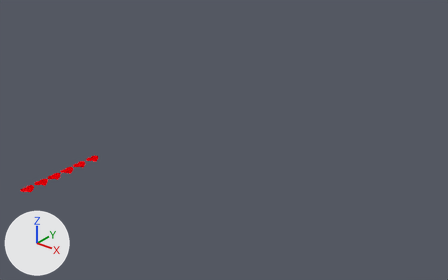
Renders of the Blender file Example Space Game/blends/ui.blend from each side of a commit.
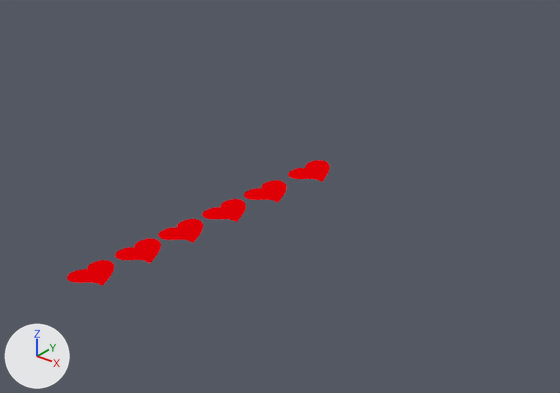
The first picture shows the older version from a camera (50 mm lens) standing at (61.2, -88.8, 47.9) and looking at (-2.4, -9.3, -1.5). The close-ups show both versions on the part from 0% to 37% of the width and 38% to 80% of the height of that picture; other places that the commit changed are outside them. The axes (+X, +Y, +Z) are drawn at lower left. The lights are the same throughout.

Names of what the first close-up shows: 'Heart', 'Heart.001', 'Heart.002', 'Heart.003', 'Heart.004', 'Heart.005'.
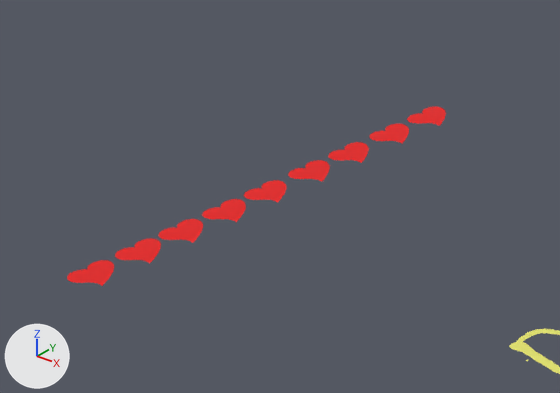
The change, as a diff of the scene's bpy script:
```diff
--- a/Example Space Game/blends/ui.blend.py
+++ b/Example Space Game/blends/ui.blend.py
@@ mat_material @@
-mat_material = diffuse_material('Material')
-mat_material.base_color = (0.8, 0.0, 0.00203)  # red #e70007
-mat_material.roughness = 0.5
+mat_material = principled_material('Material')
+mat_material.base_color = (0.8, 0.0, 0.0)  # red #e70000
@@ mat_material_005 @@
+mat_material_005 = principled_material('Material.005')
+mat_material_005.base_color = (0.801, 0.794, 0.155)  # yellow #e7e66e
@@ me_text_068 @@
+me_text_068.from_pydata(...)  # 577 vertices, 559 faces; spans x 0.019..1.404, y -0.017..0.6, z 0.0
+me_text_068.materials.append(mat_material_005)  # yellow #e7e66e
@@ ob_pausetext @@
+ob_pausetext = bpy.data.objects.new('pauseText', me_text_068)
+ob_pausetext.location = (11.41, -36.96, 0.0)
+ob_pausetext.rotation_euler = (0.0, 0.0, 1.571)  # degrees (0, 0, 90)
+ob_pausetext.scale = (9.45, 9.45, 9.45)
@@ ob_heart_008 @@
+ob_heart_008 = bpy.data.objects.new('Heart.008', me_text_012.copy())  # the mesh of ob_heart_005
+ob_heart_008.location = (-12.12, -24.31, 0.0)
+ob_heart_008.rotation_euler = (0.0, 0.0, 1.571)  # degrees (0, 0, 90)
+ob_heart_008.scale = (2.97, 2.97, 2.97)
@@ ob_heart_007 @@
+ob_heart_007 = bpy.data.objects.new('Heart.007', me_text_012.copy())  # the mesh of ob_heart_005
+ob_heart_007.location = (-12.12, -26.91, 0.0)
+ob_heart_007.rotation_euler = (0.0, 0.0, 1.571)  # degrees (0, 0, 90)
+ob_heart_007.scale = (2.97, 2.97, 2.97)
@@ ob_heart_006 @@
+ob_heart_006 = bpy.data.objects.new('Heart.006', me_text_012.copy())  # the mesh of ob_heart_005
+ob_heart_006.location = (-12.12, -29.67, 0.0)
+ob_heart_006.rotation_euler = (0.0, 0.0, 1.571)  # degrees (0, 0, 90)
+ob_heart_006.scale = (2.97, 2.97, 2.97)
```

Pixel boxes [x1, y1, x2, y2] of what changed, in the close-ups (560 x 393 px):
'Heart', recoloured
    both: [67, 260, 114, 286]
'Heart.001', recoloured
    both: [115, 238, 161, 263]
'Heart.002', recoloured
    both: [158, 219, 203, 243]
'pauseText', added (yellow)
    after: [509, 329, 560, 374]
'Heart.003', recoloured
    both: [202, 199, 246, 222]
'Heart.004', recoloured
    both: [244, 180, 286, 203]
'Heart.005', recoloured
    both: [288, 160, 330, 182]
'Heart.006', added (red)
    after: [328, 142, 369, 163]
'Heart.007', added (red)
    after: [369, 124, 409, 144]
'Heart.008', added (red)
    after: [407, 107, 446, 126]
